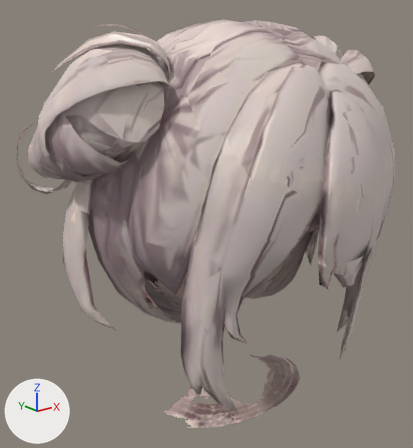
Two versions of the glTF model public/models/hair/buns.glb, one commit apart.
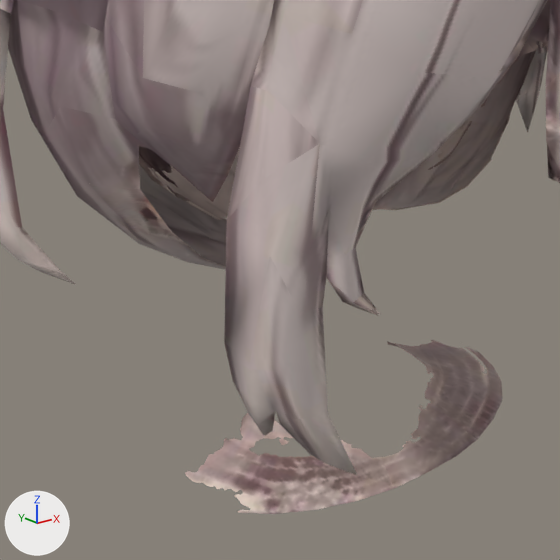
Old and new are each drawn whole from a camera (50 mm lens) standing at (-1.91, -2.14, 0.89) and looking at (-0.12, 0.09, -0.01) and again close up on the part from 21% to 79% of the width and 47% to 100% of the height. Arrows for +X, +Y and +Z are at lower left; the lights stay in place. The older version's two pictures come first. Vertices at exactly the same position are counted once.
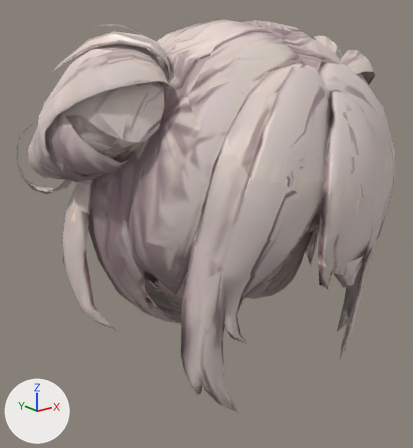
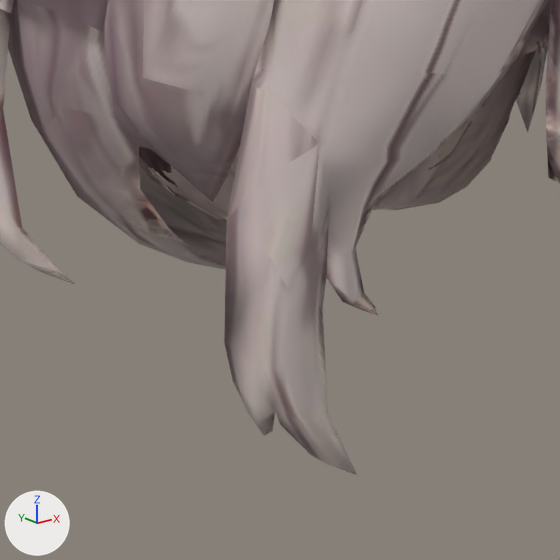
What the commit changed:
me_mesh_0 is used by ob_mesh_0; location (0.0, 0.0, 0.0).
me_mesh_0 had 3005 vertices, 3999 faces and spanned x -1.0..1.0, y -0.79..0.79, z -1.0..1.0.
me_mesh_0 now has 2602 vertices, 3583 faces and spans x -1.0..1.0, y -0.79..0.79, z -0.75..1.0.
me_mesh_0 part 1: the loose piece of 403 vertices spanning x -0.45..0.49, y -0.28..0.1, z -1.0..-0.86 is deleted.

Boxes [x1, y1, x2, y2] around the edits, measured in the close-ups (560 x 560 px):
'Mesh_0', reshaped: before [0, 0, 560, 514]; after [0, 0, 560, 475]
part 1 of me_mesh_0, deleted: before [185, 340, 503, 514]
